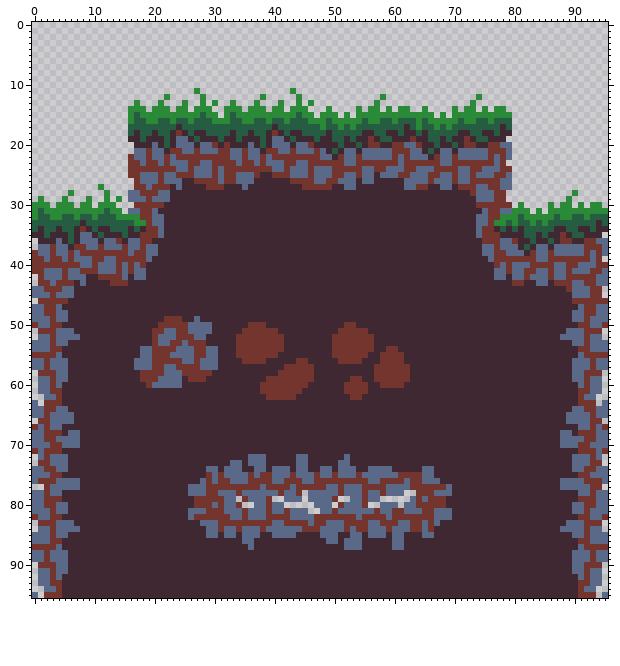
Two versions of one pixel-art file, Assets/Art/Game/Environment/Tilesets/Grass Tileset.aseprite. Above, as it was before the edit.
96x96 pixels, 1 frame.
After the commit:
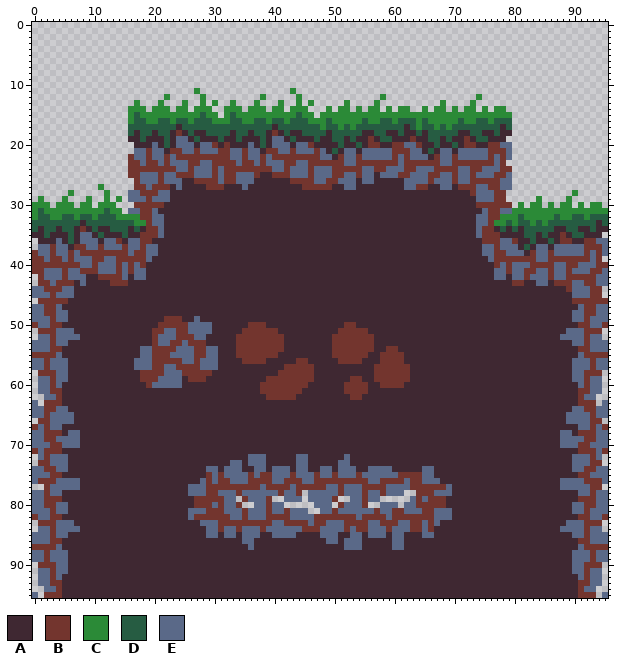
Palette (. is transparent): A #3f2832  B #73352e  C #2b8a37  D #265c42  E #5a6988
Edits made:
y 13: x 52 . -> C; x 68 . -> C
y 14: x 51..52 .. -> CC; x 67..68 .. -> CC
y 15: x 51 . -> C; x 53 . -> C; x 67 . -> C; x 69 . -> C
y 29: x 84 . -> C
y 30: x 83..84 .. -> CC
y 31: x 83 . -> C; x 85 . -> C
